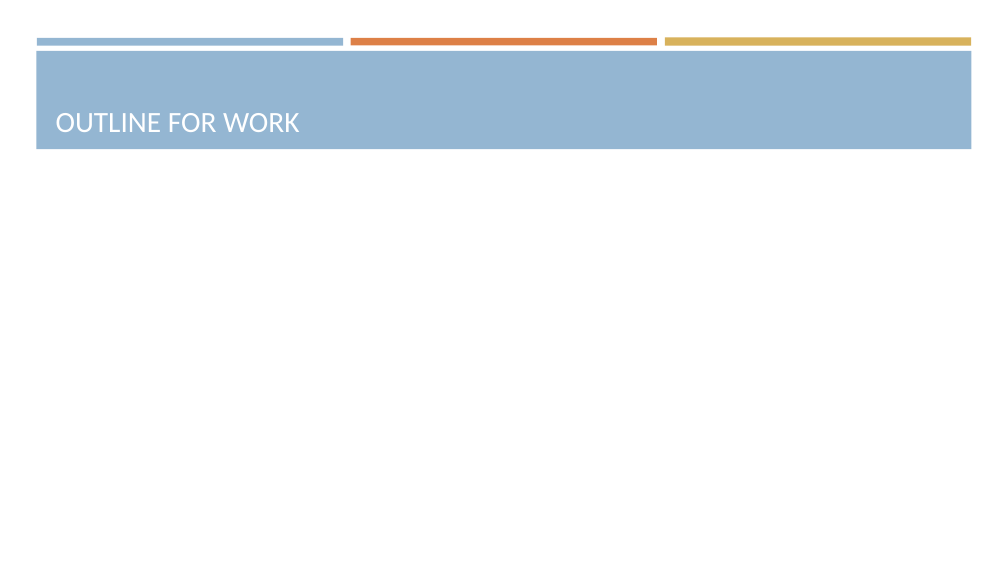
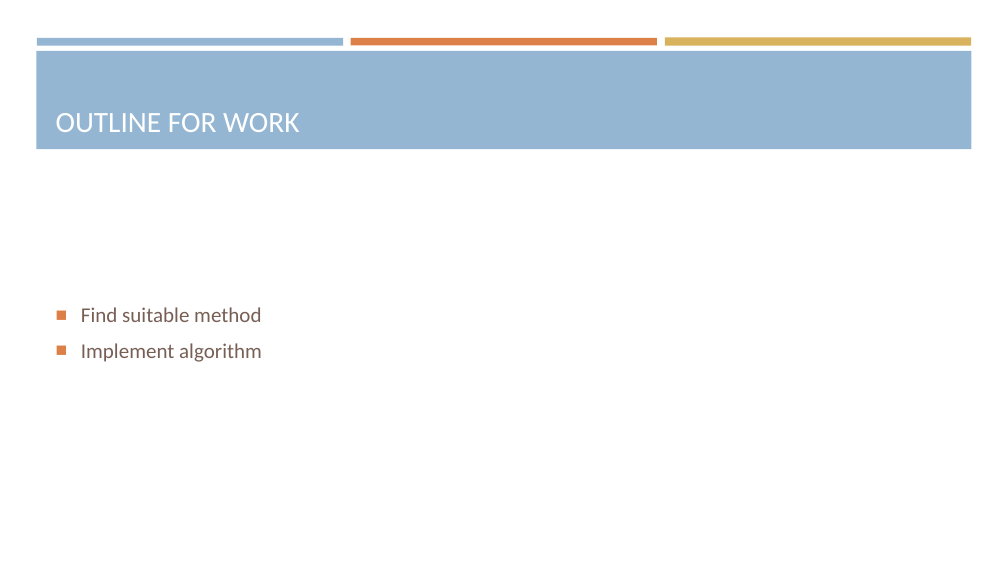
Before and after one commit to araea382/MT, a slide deck: slide 9 of Presentation/1-Proposal seminar.pptx (slide 6 before the commit). Drawn at 1008x567 pixels with LibreOffice and Linux fonts; fonts in the diff are those of the drawing. Boxes give left, top, right and bottom in pixels: in the first picture for what was removed or moved away, otherwise in the second. Text is boxed around its words. In the diff, an @@ line names an element or a change of style, - is before the commit and + after.

```diff
--- a/Presentation/1-Proposal seminar.pptx
+++ b/Presentation/1-Proposal seminar.pptx
@@ text added at <box>81,307,262,362</box>, 20 pt, text #775F55 @@
+■ Find suitable method
+■ Implement algorithm
```
Also in this commit, not shown: 2 other slides changed, 3 slides added, 4 other files.
